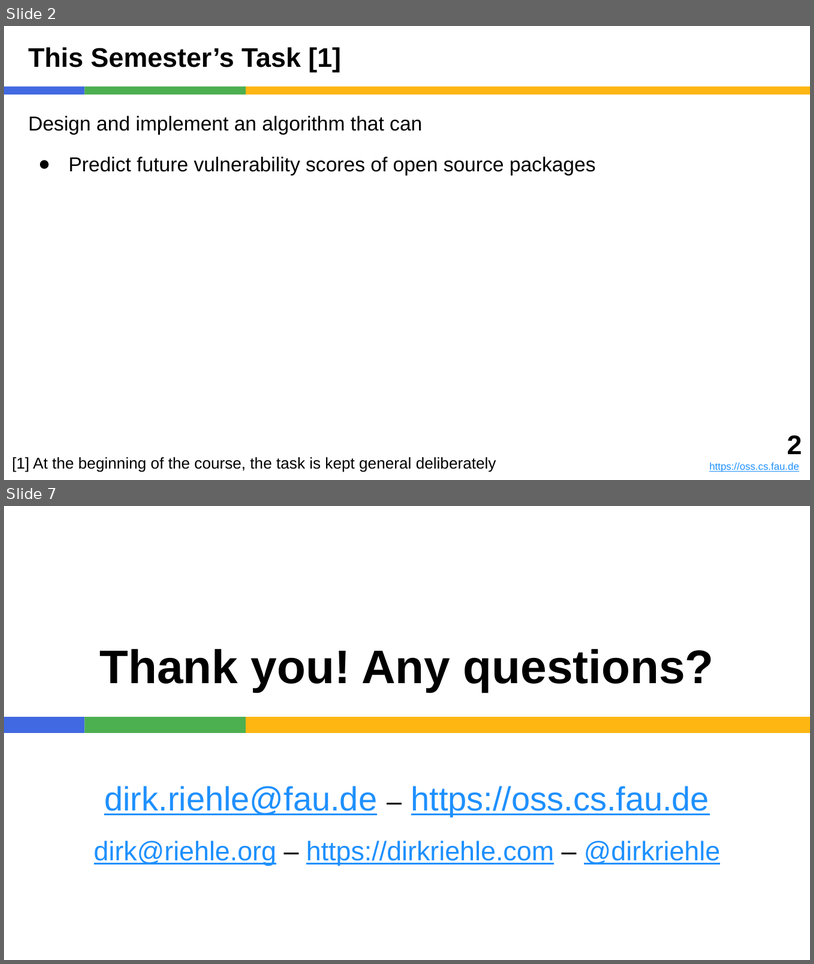
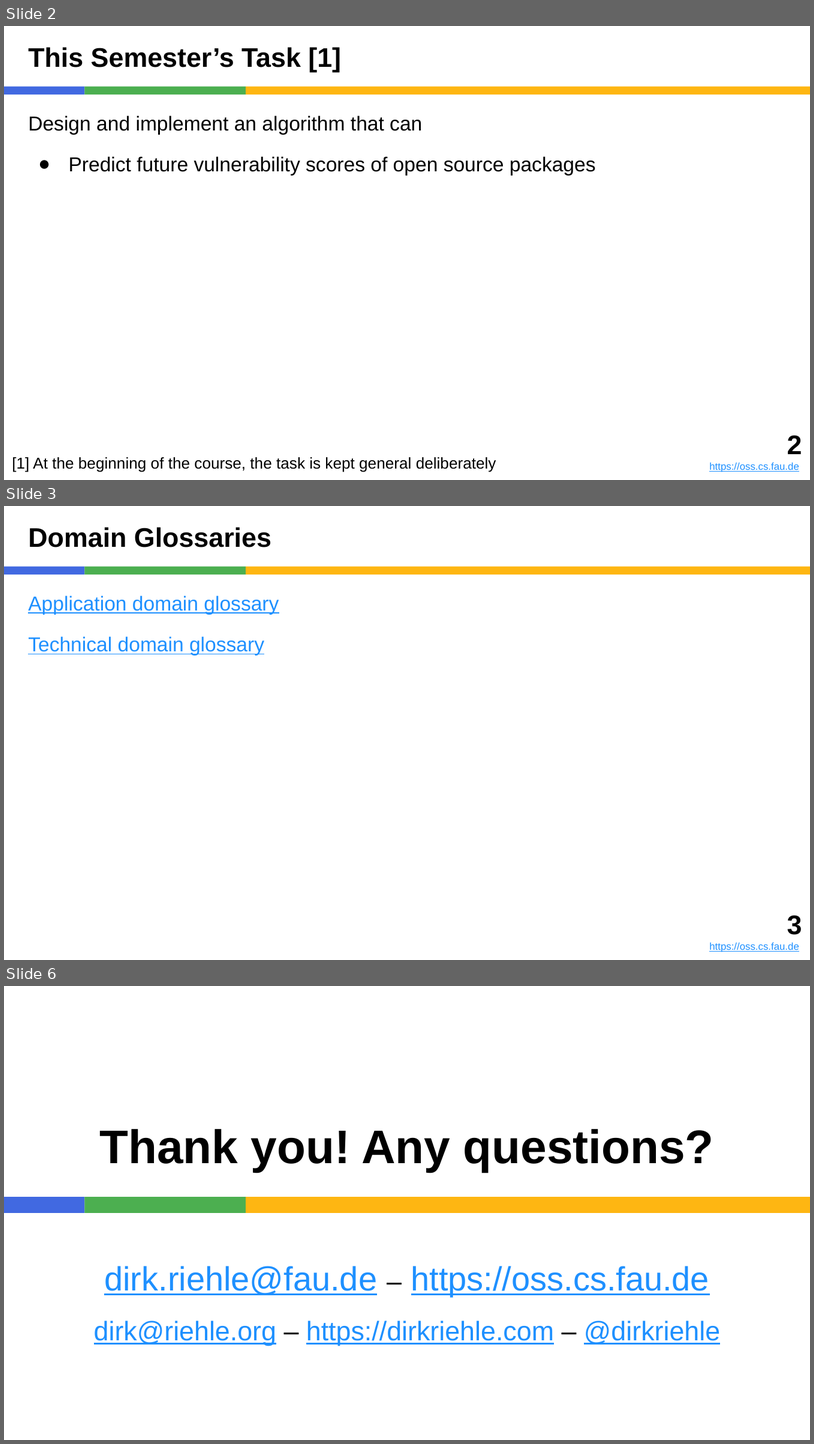
Before and after one commit to dirkriehle/pcom-course, a slide deck: Lecture slides/PCOM A02 - Prediction Task.pptx. Shown one above the other, each under a label of ours: slides 2 and 7 before the commit, slides 2, 3 and 6 after it; the slides between them are not shown. The pictures are 814x964 and 814x1444 pixels, drawn with LibreOffice and Linux fonts; fonts in the diff are those of the drawing. Boxes give left, top, right and bottom in pixels: in the first picture for what was removed or moved away, otherwise in the second. Text is boxed around its words. In the diff, an @@ line names an element or a change of style, - is before the commit and + after.

```diff
--- a/Lecture slides/PCOM A02 - Prediction Task.pptx
+++ b/Lecture slides/PCOM A02 - Prediction Task.pptx
@@ slide 3 added at (4,506,810,960), background #FFFFFF; not listed: 3 template elements that a slide beside it also shows @@
@@ title added at (28,527,272,547), 24 pt, text #000000, bold @@
+Domain Glossaries
@@ text added at (28,595,279,655), 18 pt, text #1E90FF, underline @@
+Application domain glossary
+Technical domain glossary
@@ text added at (710,915,803,952), 9 pt, text #1E90FF, underline @@
+3
+https://oss.cs.fau.de
@@ what was slide 7 is now slide 6 @@
```
Also in this commit, not shown: 2 slides changed, 2 slides removed, 4 other files.
